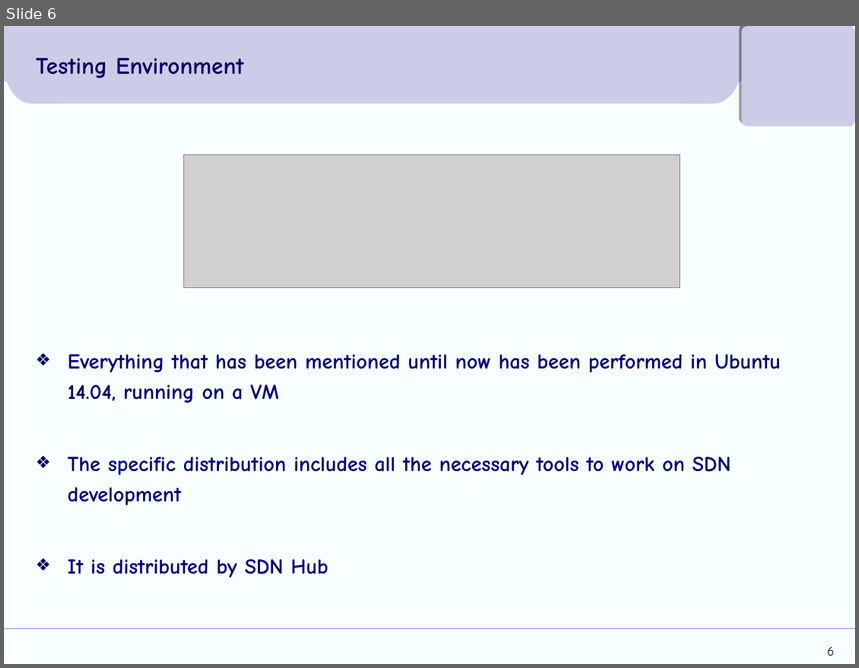
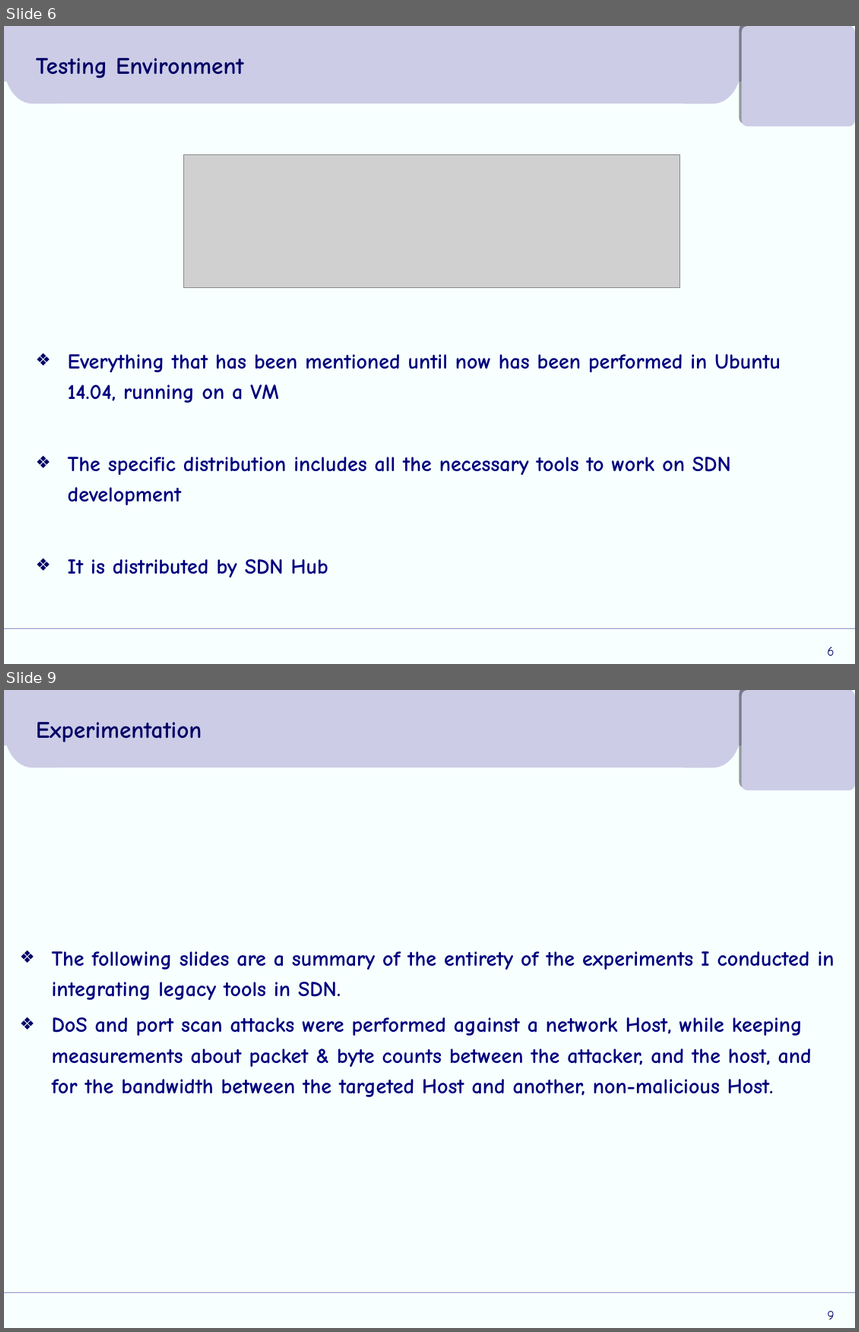
Before and after one commit to arkon65/A-secure-SDN-infrastructure, a slide deck: Πτυχιακή_Παρουσίαση.ppt. Shown one above the other, each under a label of ours: slide 6 before the commit, slides 6 and 9 after it; the slides between them are not shown. The pictures are 859x668 and 859x1332 pixels, drawn with LibreOffice and Linux fonts; fonts in the diff are those of the drawing; grey boxes stand for pictures; background and template pictures are left out. Boxes give left, top, right and bottom in pixels: in the first picture for what was removed or moved away, otherwise in the second. Text is boxed around its words. In the diff, an @@ line names an element or a change of style, - is before the commit and + after.

```diff
--- a/Πτυχιακή_Παρουσίαση.ppt
+++ b/Πτυχιακή_Παρουσίαση.ppt
@@ slide 9 added at (4,690,855,1328), background #F7FFFF; not listed: 6 template elements that a slide beside it also shows @@
@@ title added at (36,722,202,742), 20 pt, text #000066, bold @@
+Experimentation
@@ text added at (52,951,835,1097), 18 pt, text #00007D, bold @@
+❖ The following slides are a summary of the entirety of the experiments I conducted in integrating legacy tools in SDN.
+❖ DoS and port scan attacks were performed against a network Host, while keeping measurements about packet & byte counts between the attacker, and the host, and for the bandwidth between the targeted Host and another, non-malicious Host.
@@ page number added at (828,1311,835,1320), 11 pt, text #000066 @@
+9
```
Also in this commit, not shown: 4 slides changed, 4 other slides added, 3 slides removed.
